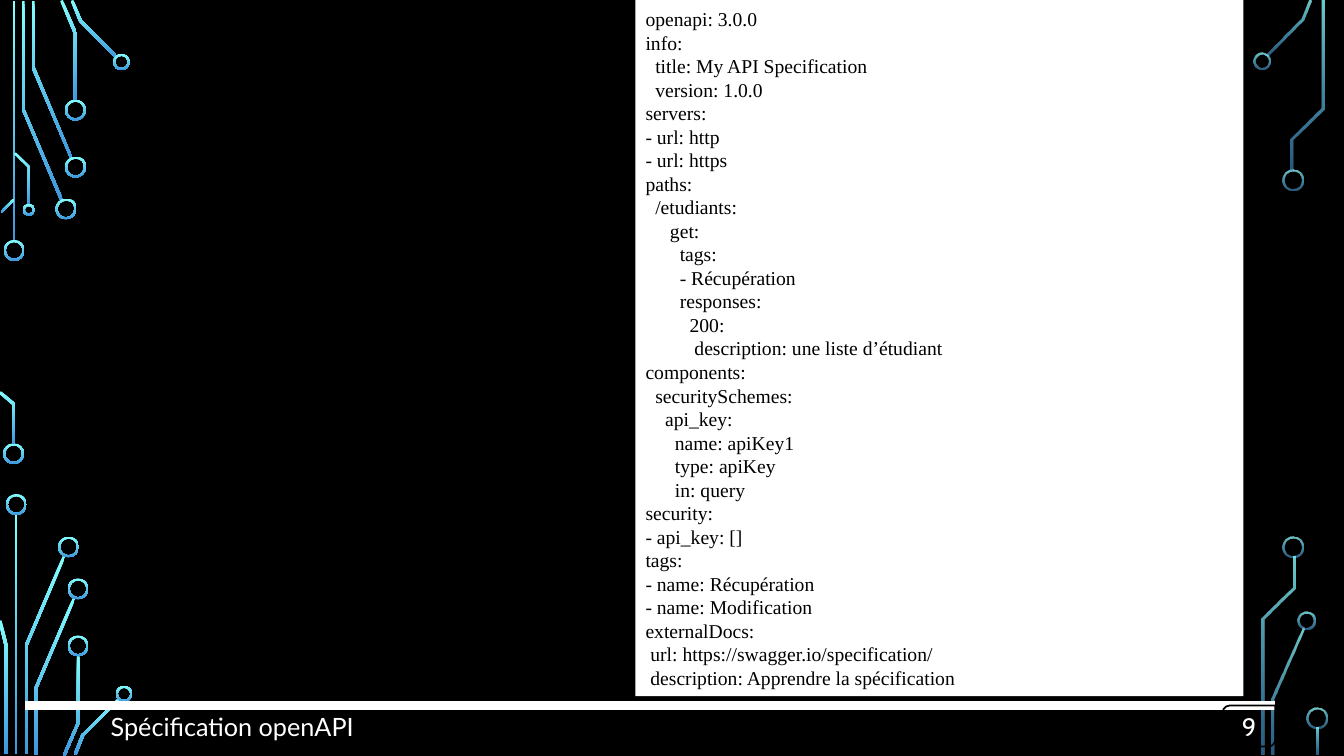
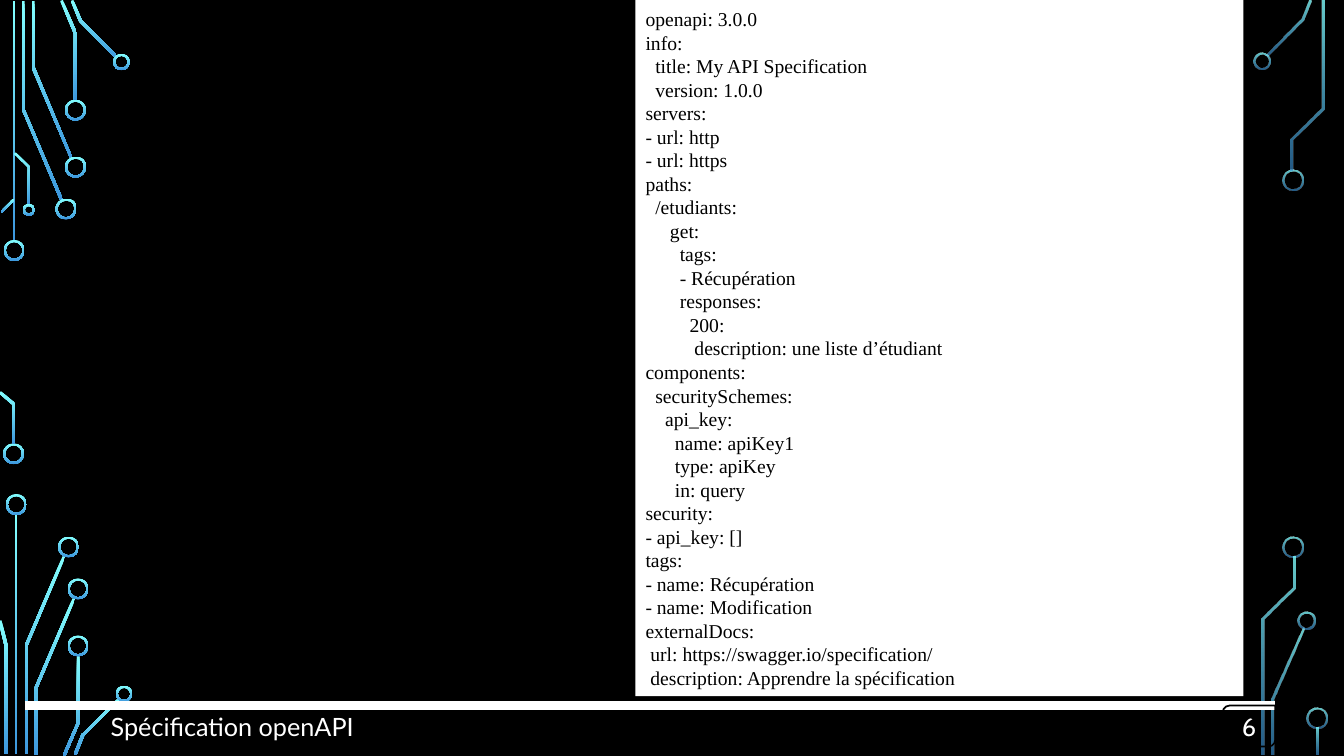
Before and after one commit to OA-Souleymane/MyGitHub-Files, a slide deck: slide 6 of Chapitres/mémoire/diapoMemoire.pptx (slide 9 before the commit). Drawn at 1344x756 pixels with LibreOffice and Linux fonts; fonts in the diff are those of the drawing; background and template pictures are left out. Boxes give left, top, right and bottom in pixels: in the first picture for what was removed or moved away, otherwise in the second. Text is boxed around its words. In the diff, an @@ line names an element or a change of style, - is before the commit and + after.

```diff
--- a/Chapitres/mémoire/diapoMemoire.pptx
+++ b/Chapitres/mémoire/diapoMemoire.pptx
@@ text in round diag rect at [1242, 718, 1256, 737]: text changed @@
-9
+6
```
Also in this commit, not shown: 11 other slides changed, 1 slide removed, 7 other files.
